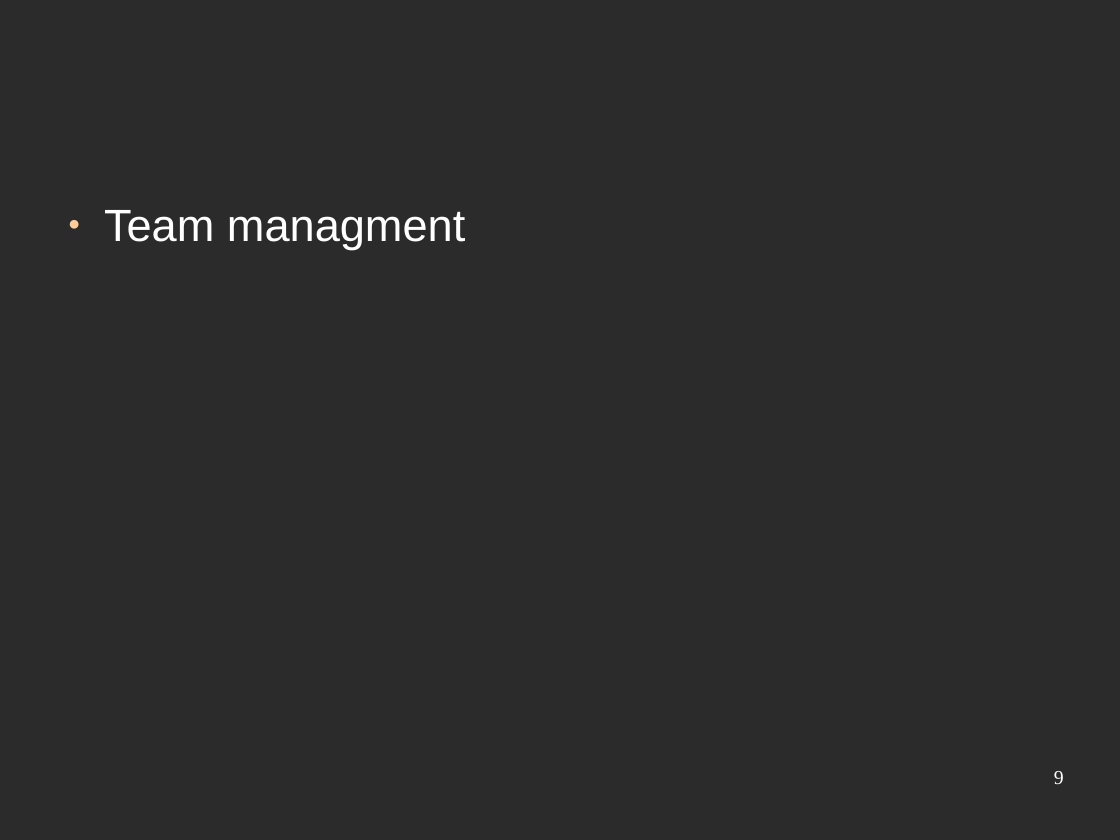
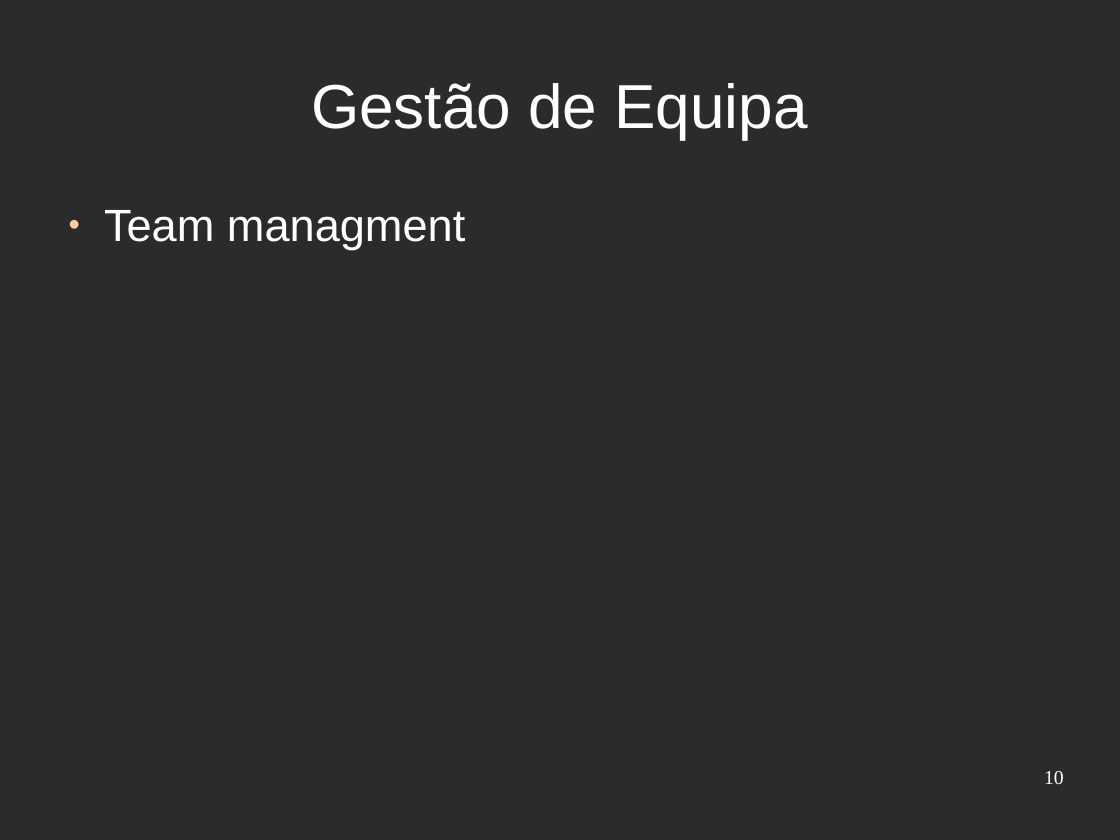
Before and after one commit to djjorjinho/mutworange_2011, a slide deck: slide 10 of documents/presentation/apresentacao_portugal.odp (slide 9 before the commit). Drawn at 1120x840 pixels with LibreOffice and Linux fonts; fonts in the diff are those of the drawing; background and template pictures are left out; a plain dark background stands for a picture behind light text. Boxes give left, top, right and bottom in pixels: in the first picture for what was removed or moved away, otherwise in the second. Text is boxed around its words. In the diff, an @@ line names an element or a change of style, - is before the commit and + after.

```diff
--- a/documents/presentation/apresentacao_portugal.odp
+++ b/documents/presentation/apresentacao_portugal.odp
@@ title added at bbox=[311, 83, 808, 139], 44 pt, text #FFFFFF @@
+Gestão de Equipa
@@ page number at bbox=[1044, 771, 1064, 784]: text changed @@
-9
+10
```
Also in this commit, not shown: 2 other slides changed, 3 slides added, 2 slides removed, 1 other file.
